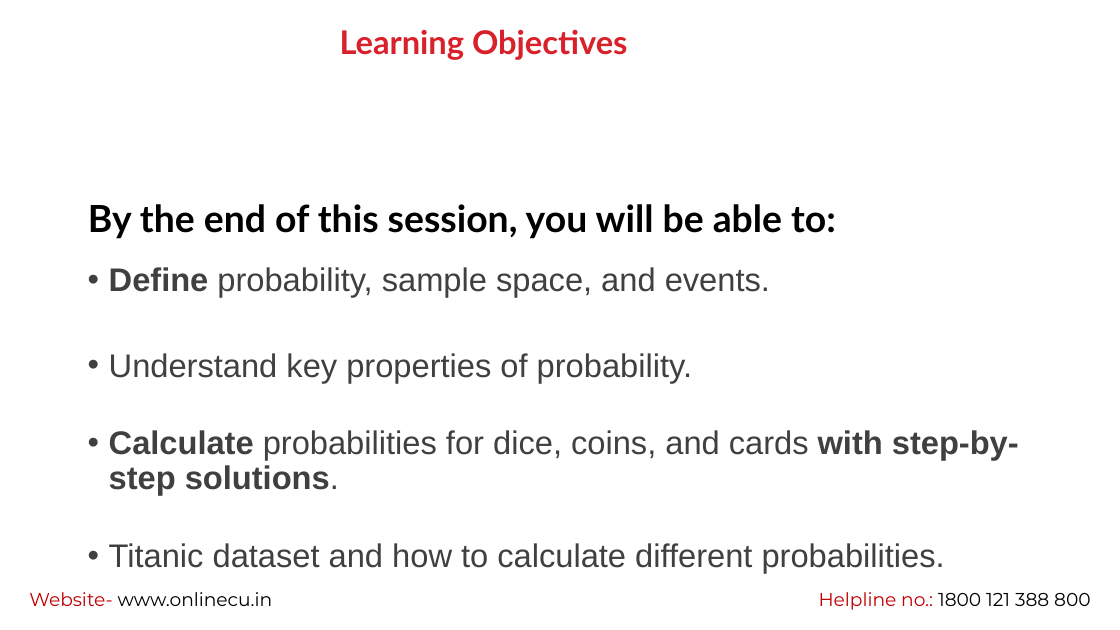
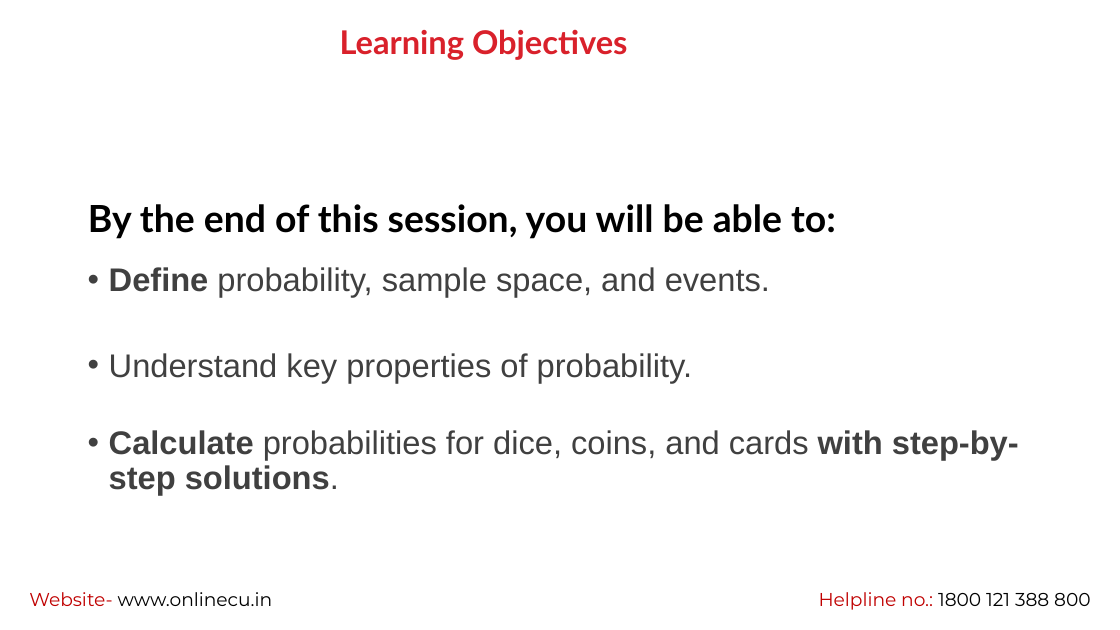
Before and after one commit to vikashkmd/CU-Feb-2026, a slide deck: slide 2 of Session 6 Probability Theory (1).pptx. Drawn at 1120x630 pixels with LibreOffice and Linux fonts; fonts in the diff are those of the drawing; background and template pictures are left out. Boxes give left, top, right and bottom in pixels: in the first picture for what was removed or moved away, otherwise in the second. Text is boxed around its words. In the diff, an @@ line names an element or a change of style, - is before the commit and + after.

```diff
--- a/Session 6 Probability Theory (1).pptx
+++ b/Session 6 Probability Theory (1).pptx
@@ text at (x1=109, y1=543, x2=945, y2=573): paragraph removed @@
-• Titanic dataset and how to calculate different probabilities.
```
Also in this commit, not shown: 5 other slides changed, 7 slides added, 1 slide removed.
